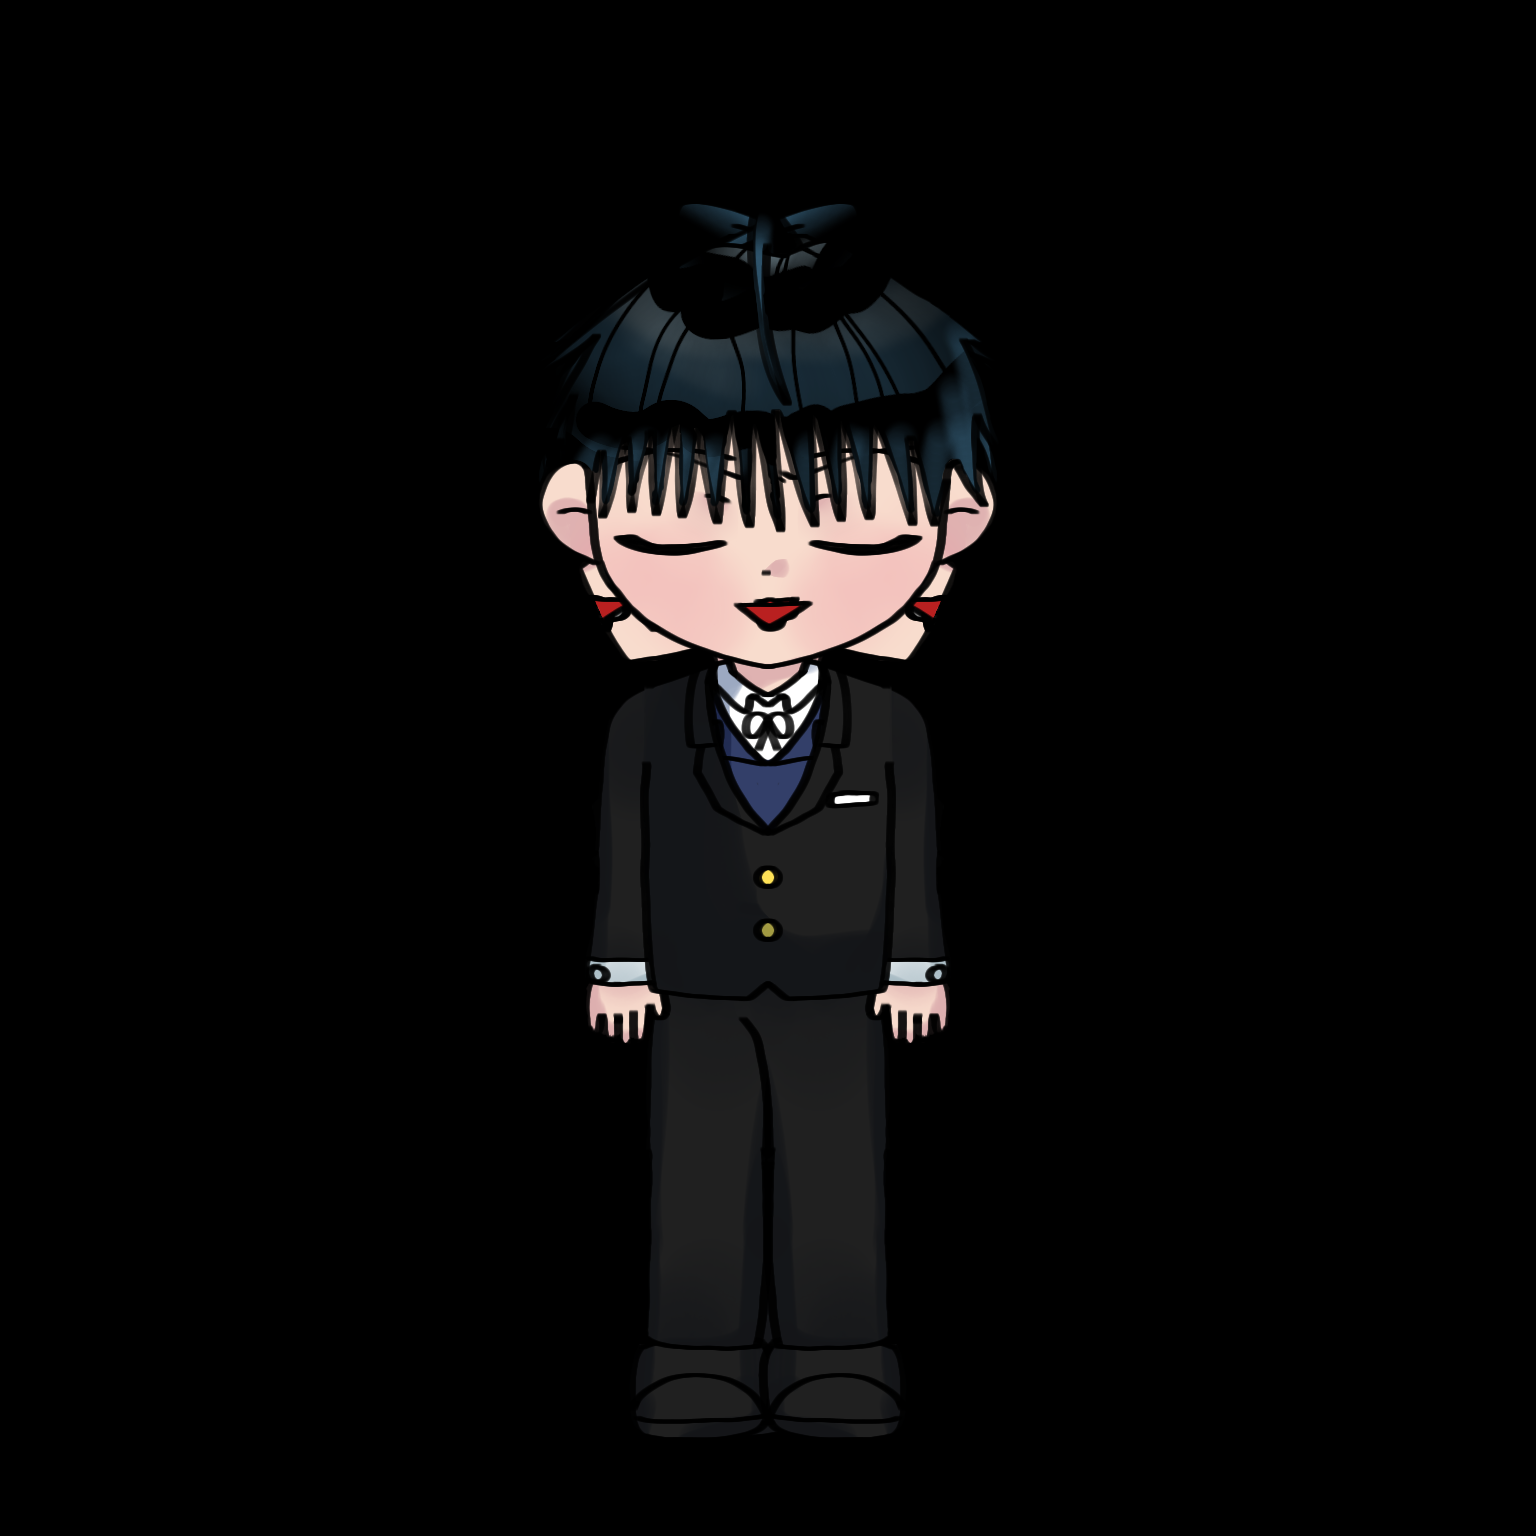
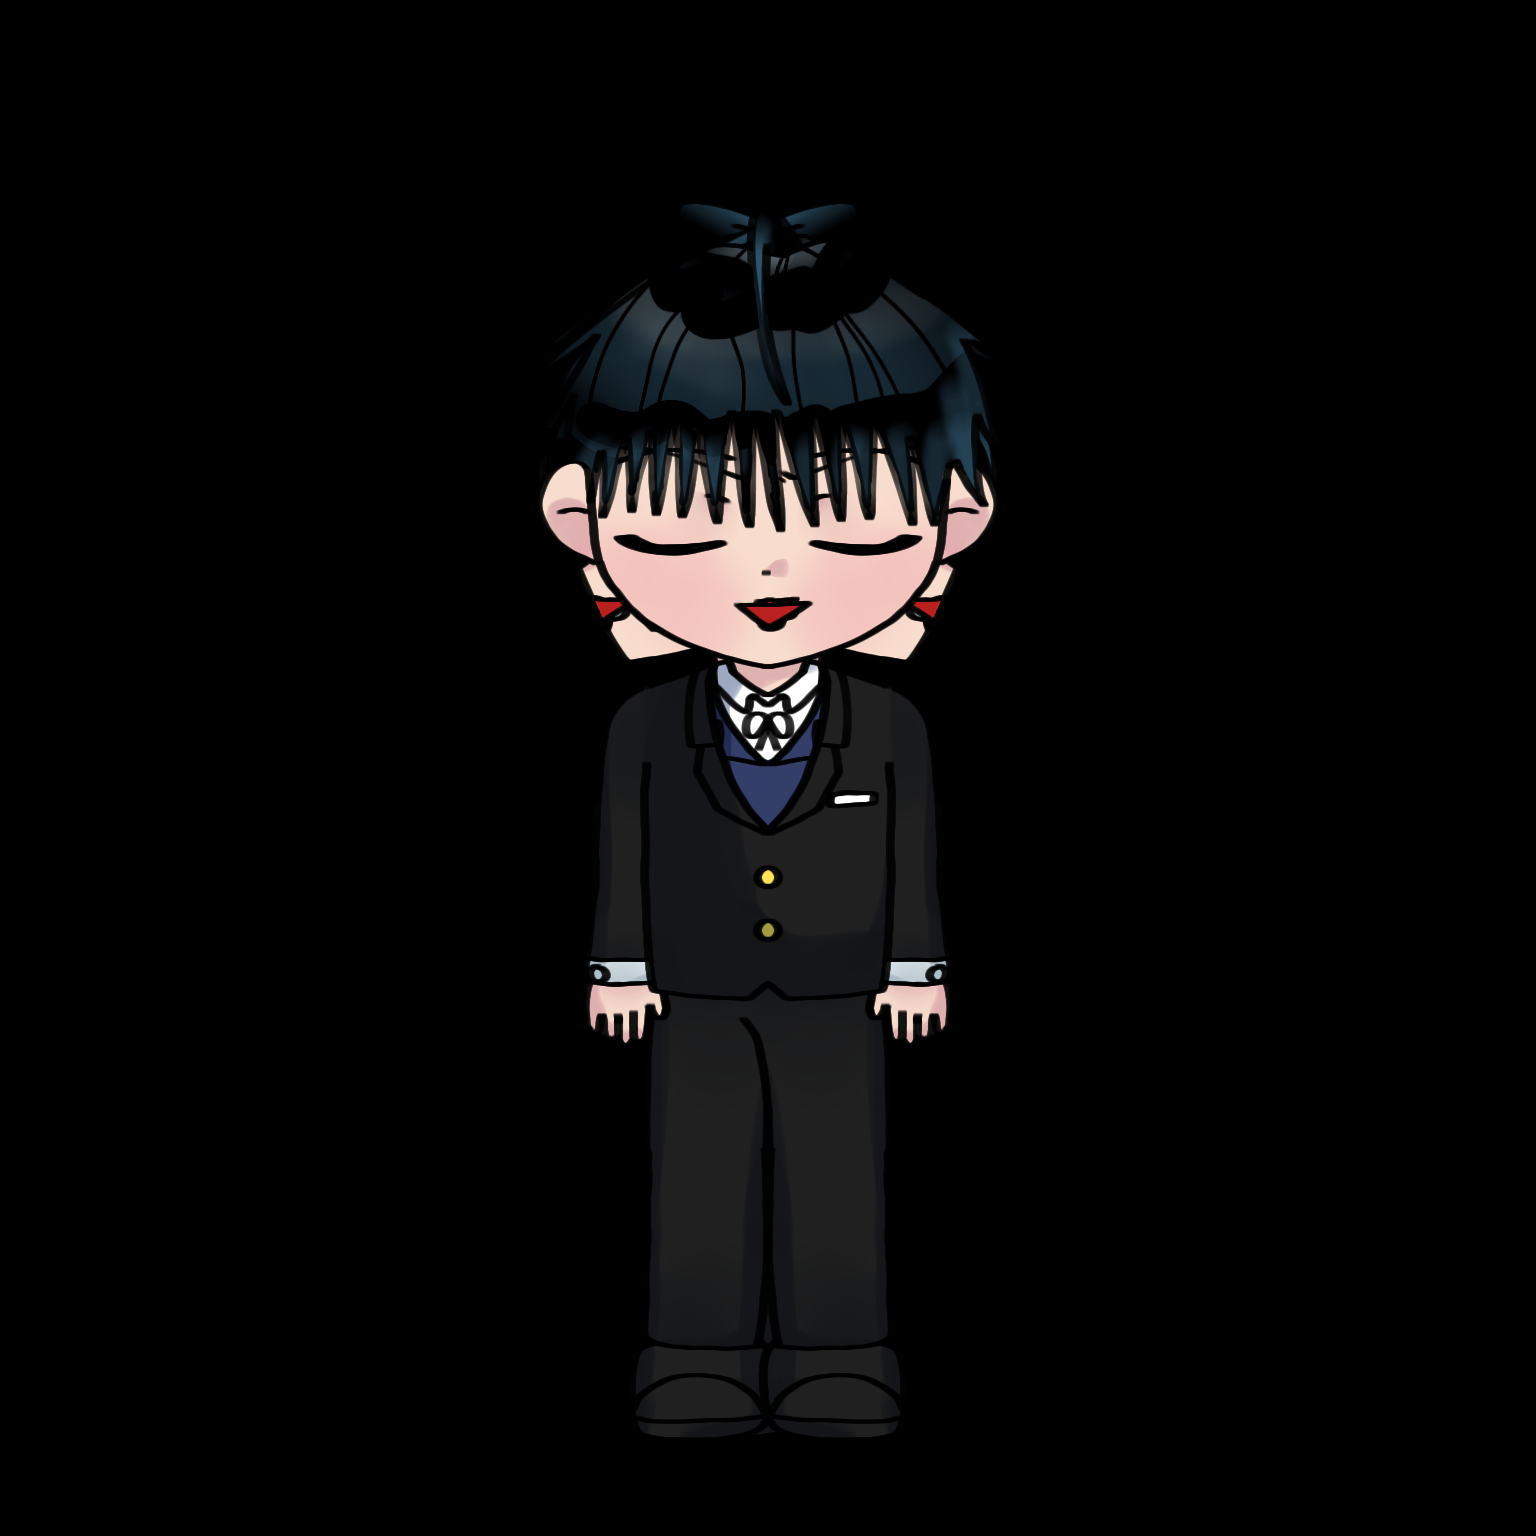
Comparing the layer stacks of the two (1536, 1536) images. Changes:
painted on "<< 얼굴" over [593, 594, 631, 633]
painted on ">> 얼굴" over [905, 594, 943, 633]